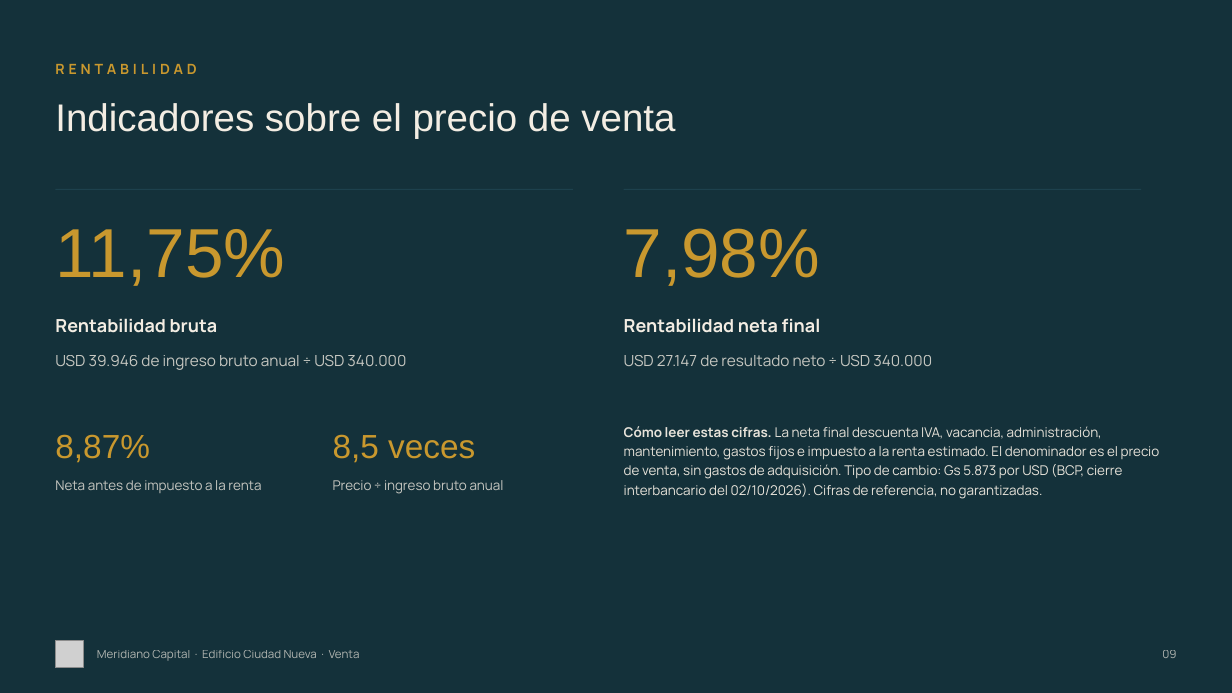
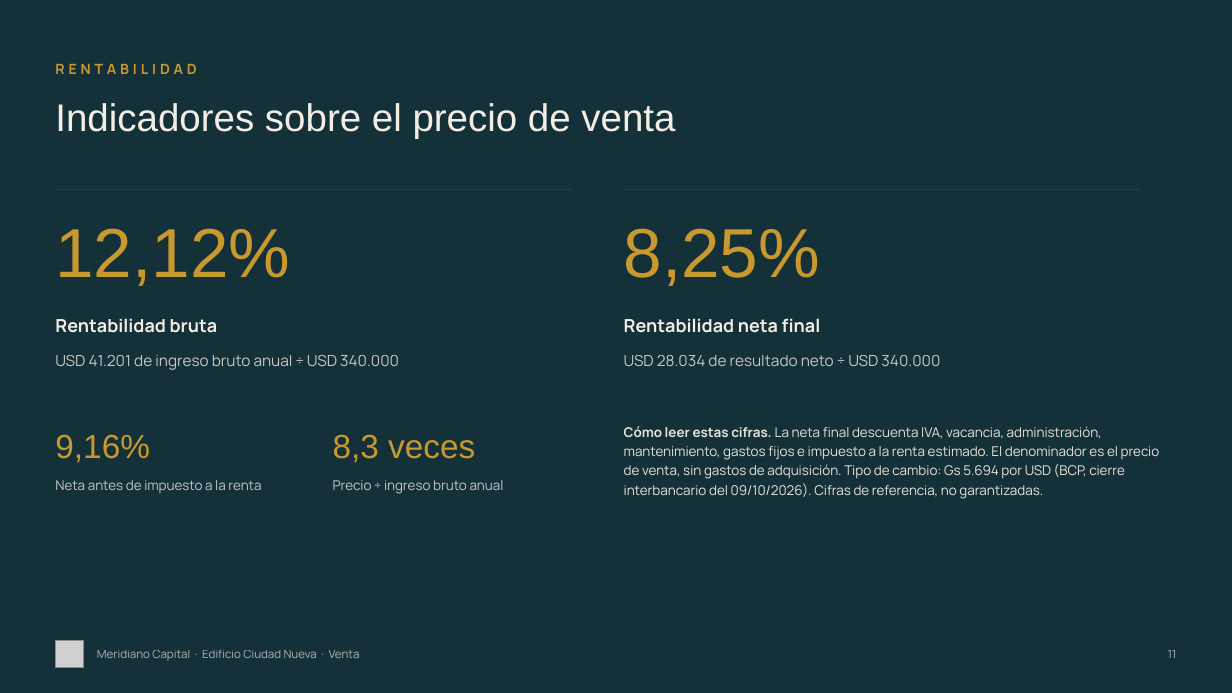
Before and after one commit to juanjosecastillo608/Meridiano-Capital, a slide deck: slide 11 of projects/edificio-ciudad-nueva/entregables/Edificio_Ciudad_Nueva_Meridiano_FINAL.pptx (slide 9 before the commit). Drawn at 1232x693 pixels with LibreOffice and Linux fonts; fonts in the diff are those of the drawing; grey boxes stand for pictures. Boxes give left, top, right and bottom in pixels: in the first picture for what was removed or moved away, otherwise in the second. Text is boxed around its words. In the diff, an @@ line names an element or a change of style, - is before the commit and + after.

```diff
--- a/projects/edificio-ciudad-nueva/entregables/Edificio_Ciudad_Nueva_Meridiano_FINAL.pptx
+++ b/projects/edificio-ciudad-nueva/entregables/Edificio_Ciudad_Nueva_Meridiano_FINAL.pptx
@@ text at bbox=[55, 228, 290, 286]: text changed @@
-11,75%
+12,12%
@@ text at bbox=[624, 228, 820, 286]: text changed @@
-7,98%
+8,25%
@@ text at bbox=[55, 355, 399, 370]: text changed @@
-USD 39.946 de ingreso bruto anual ÷ USD 340.000
+USD 41.201 de ingreso bruto anual ÷ USD 340.000
@@ text at bbox=[624, 355, 940, 366]: text changed @@
-USD 27.147 de resultado neto ÷ USD 340.000
+USD 28.034 de resultado neto ÷ USD 340.000
@@ text at bbox=[55, 434, 150, 463]: text changed @@
-8,87%
+9,16%
@@ text at bbox=[333, 434, 475, 463]: text changed @@
-8,5 veces
+8,3 veces
@@ text at bbox=[624, 426, 1160, 499]: text changed @@
-Cómo leer estas cifras. La neta final descuenta IVA, vacancia, administración, mantenimiento, gastos fijos e impuesto a la renta estimado. El denominador es el precio de venta, sin gastos de adquisición. Tipo de cambio: Gs 5.873 por USD (BCP, cierre interbancario del 02/10/2026). Cifras de referencia, no garantizadas.
+Cómo leer estas cifras. La neta final descuenta IVA, vacancia, administración, mantenimiento, gastos fijos e impuesto a la renta estimado. El denominador es el precio de venta, sin gastos de adquisición. Tipo de cambio: Gs 5.694 por USD (BCP, cierre interbancario del 09/10/2026). Cifras de referencia, no garantizadas.
@@ text at bbox=[1168, 650, 1177, 658]: text changed @@
-09
+11
```
Also in this commit, not shown: 11 other slides changed, 2 slides added, 32 other files.
